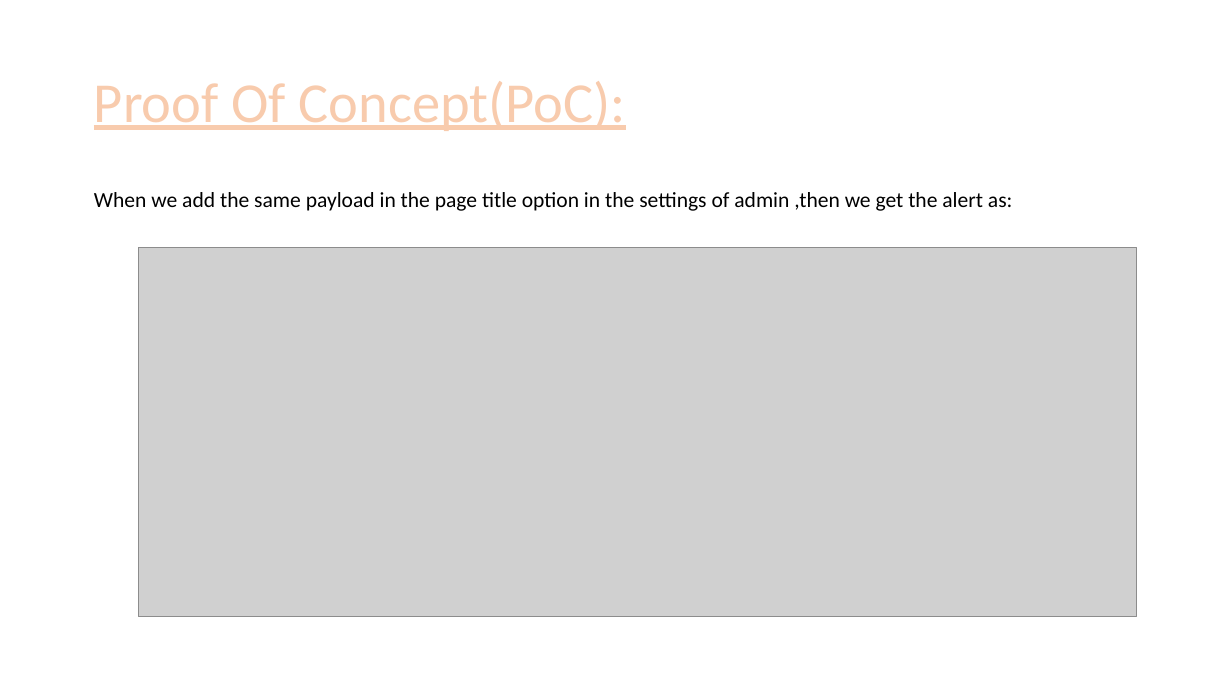
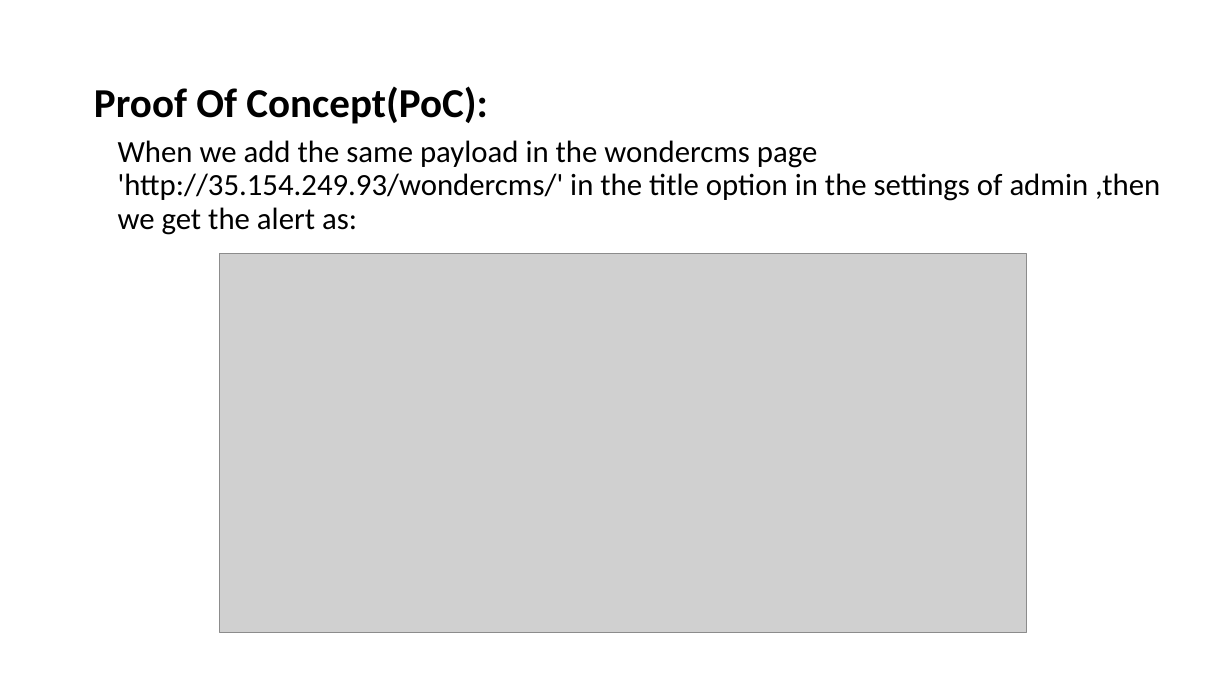
Before and after one commit to RocktimRajkumar/CEH-hack-a-thon, a slide deck: slide 42 of reports/Lifestyle Store/LifeStyle Store Application Reports.pptx (slide 48 before the commit). Drawn at 1232x693 pixels with LibreOffice and Linux fonts; fonts in the diff are those of the drawing; grey boxes stand for pictures. Boxes give left, top, right and bottom in pixels: in the first picture for what was removed or moved away, otherwise in the second. Text is boxed around its words. In the diff, an @@ line names an element or a change of style, - is before the commit and + after.

```diff
--- a/reports/Lifestyle Store/LifeStyle Store Application Reports.pptx
+++ b/reports/Lifestyle Store/LifeStyle Store Application Reports.pptx
@@ title "Proof Of Concept(PoC):" at box(94, 86, 488, 124): size 44 to 32 pt, text colour #F8CBAD to #000000, letter outline #ED7D31 1.75 pt to none, bold on, underline off @@
@@ text at box(118, 140, 1160, 235): text changed; size 16.8 to 24 pt @@
-When we add the same payload in the page title option in the settings of admin ,then we get the alert as:
+When we add the same payload in the wondercms page 'http://35.154.249.93/wondercms/' in the title option in the settings of admin ,then we get the alert as:
@@ picture: place and size @@
-picture at box(138, 247, 1137, 616)
+picture at box(220, 254, 1027, 633)
```
Also in this commit, not shown: 8 other slides changed.
